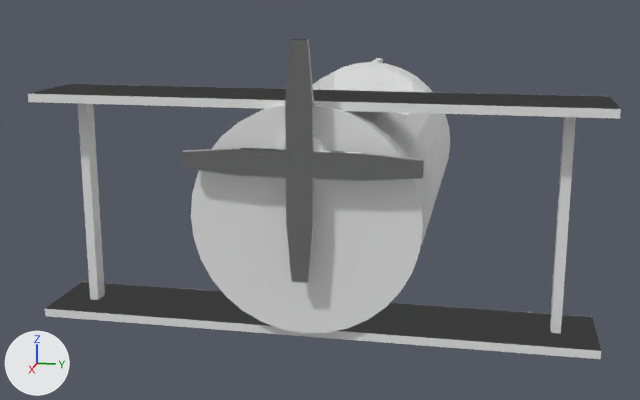
The glTF model Assets/Models/DuchKieva1.glb, before and after one commit.
Both versions are drawn from a camera (50 mm lens) standing at (9.06, 1.55, 1.96) and looking at (-0.17, -0.3, -0.34). The axes (+X, +Y, +Z) are drawn at lower left. The lights are the same throughout. Where no turn or scale is listed for an object, it has been applied to the vertices. Vertices at the same position are counted once.

Before the edit, the objects in view are built like this:
```python
me_krychle_002 = bpy.data.meshes.new('Krychle.002')
me_krychle_002.from_pydata(...)  # 124 vertices, 348 faces; spans x -20.3..1.0, y -9.0..9.0, z -1.0..1.0
me_krychle_006 = bpy.data.meshes.new('Krychle.006')
me_krychle_006.from_pydata(...)  # 120 vertices, 216 faces; spans x -0.39..0.39, y -0.34..4.62, z -1.06..1.02
me_krychle_006.materials.append(mat_materiál)  # white #e7e7e7
me_válec = bpy.data.meshes.new('Válec')
me_válec.from_pydata(...)  # 224 vertices, 444 faces; spans x -2.0..2.0, y -1.0..1.0, z -1.0..1.0
ob_krychle_001 = bpy.data.objects.new('Krychle.001', me_krychle_002)
ob_krychle_001.location = (2.141, 0.0, 0.527)
ob_krychle_001.rotation_euler = (1.571, 0.0, 0.0)  # degrees (90, 0, 0)
ob_krychle_001.scale = (0.0297, 0.111, 1.0)
ob_krychle_002 = bpy.data.objects.new('Krychle.002', me_krychle_006)
ob_krychle_002.location = (1.541, -2.139, 0.0)
ob_válec = bpy.data.objects.new('Válec', me_válec)
ob_válec.location = (0.0, 0.0, 0.0)
```
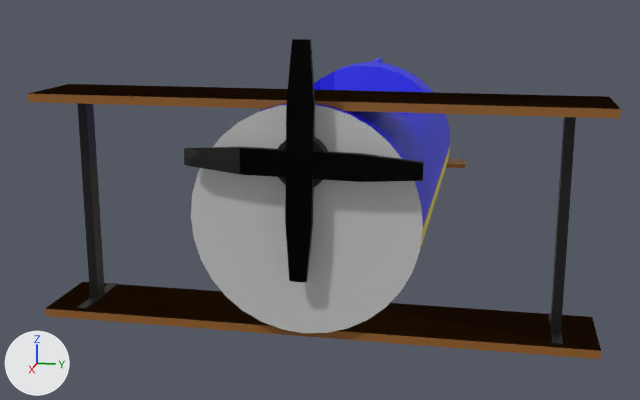
Location of each change, [x1, y1, x2, y2] in pixels of the pictures (640 x 400 px; the box of a moved part takes in the faces that stretch with it):
'Krychle.001', reshaped, turned
    before: [181, 39, 424, 283]
    after: [184, 39, 424, 283]
'Krychle.003', added
    after: [446, 158, 466, 168]
part 1 of me_válec, recoloured (white to blue)
    both: [245, 62, 450, 227]
part 2 of me_válec, recoloured (grey to yellow)
    both: [420, 147, 450, 249]
part 3 of me_válec, recoloured
    both: [191, 105, 423, 333]
part 4 of me_krychle_002, moved or reshaped
    before: [286, 224, 313, 283]
    after: [184, 148, 240, 174]
part 5 of me_krychle_002, recoloured (grey to black)
    both: [240, 39, 424, 225]
part 6 of me_krychle_006, added
    after: [77, 283, 118, 310]
part 7 of me_krychle_006, added
    after: [548, 313, 563, 346]
part 8 of me_krychle_006, recoloured (grey to black)
    both: [29, 84, 619, 351]
part 9 of me_krychle_006, recoloured (grey to brown)
    both: [28, 84, 621, 359]

Patch to the scene script:
```diff
--- a/Assets/Models/DuchKieva1.glb.py
+++ b/Assets/Models/DuchKieva1.glb.py
@@ mat_materiál_009 @@
+mat_materiál_009 = principled_material('Materiál.009')
+mat_materiál_009.base_color = (0.00344, 0.00345, 0.0035)  # black #0b0b0b
+mat_materiál_009.metallic = 0.131
@@ mat_materiál_011 @@
+mat_materiál_011 = principled_material('Materiál.011')
+mat_materiál_011.base_color = (0.0, 0.0, 0.0)  # black #000000
@@ mat_materiál_007 @@
+mat_materiál_007 = principled_material('Materiál.007')
+mat_materiál_007.base_color = (0.539, 0.539, 0.539)  # light grey #c2c2c2
@@ mat_materiál_005 @@
+mat_materiál_005 = principled_material('Materiál.005')
+mat_materiál_005.base_color = (0.0, 0.00361, 0.801)  # blue #000ce7
@@ mat_materiál_006 @@
+mat_materiál_006 = principled_material('Materiál.006')
+mat_materiál_006.base_color = (0.8, 0.667, 0.0)  # yellow #e7d500
@@ me_válec @@
 me_válec.from_pydata(...)  # 224 vertices, 444 faces; spans x -2.0..2.0, y -1.0..1.0, z -1.0..1.0
+# me_válec part 1: 192 faces spanning x -2.0..2.0, y -1.0..1.0, z 0.0..1.0 switch from no material to mat_materiál_005 (blue #000ce7)
+# me_válec part 2: 192 faces spanning x -2.0..2.0, y -1.0..1.0, z -1.0..0.0 switch from no material to mat_materiál_006 (yellow #e7d500)
+# me_válec part 3: 60 faces spanning x -2.0..2.0, y -1.0..1.0, z -1.0..1.0 switch from no material to mat_materiál_007 (light grey #c2c2c2)
@@ me_krychle_002 @@
 # used by ob_krychle_001; location = (2.141, 0.0, 0.527); rotation_euler = (1.571, 0.0, 0.0), in degrees (90, 0, 0); scale = (0.0297, 0.111, 1.0)
-me_krychle_002.from_pydata(...)  # 124 vertices, 348 faces; spans x -20.3..1.0, y -9.0..9.0, z -1.0..1.0
+me_krychle_002.from_pydata(...)  # 127 vertices, 348 faces; spans x -20.3..1.0, y -9.0..9.0, z -1.0..1.0
+# me_krychle_002 part 4: 3 vertices moved from x 1.0, y -9.0, z -0.1..0.1 to x 0.3..0.8, y -8.5..-7.5, z -0.1..0.1; 3 vertices added at x 0.4..0.7, y -8.4..-7.6, z -0.1..0.1
+# me_krychle_002 part 5: 322 faces spanning x -20.3..1.0, y -9.0..9.0, z -1.0..1.0 switch from no material to mat_materiál_011 (black #000000)
@@ me_krychle_006 @@
-me_krychle_006.from_pydata(...)  # 120 vertices, 216 faces; spans x -0.39..0.39, y -0.34..4.62, z -1.06..1.02
+me_krychle_006.from_pydata(...)  # 168 vertices, 312 faces; spans x -0.39..0.39, y -0.34..4.62, z -1.06..1.02
+# me_krychle_006 part 6: 20 vertices added at x -0.37..0.34, y -0.04..0.04, z -1.0..-0.97
+# me_krychle_006 part 7: 20 vertices added at x -0.37..0.34, y 4.24..4.32, z -1.0..-0.97
+# me_krychle_006 part 8: 144 faces spanning x -0.39..0.39, y -0.34..4.62, z -1.06..1.02 switch from mat_materiál (white #e7e7e7) to mat_materiál_009 (black #0b0b0b)
+# me_krychle_006 part 9: 40 faces spanning x -0.39..0.39, y -0.34..4.62, z -1.06..1.02 switch from mat_materiál (white #e7e7e7) to mat_materiál_010 (brown #905c22)
@@ ob_krychle_001 @@
 ob_krychle_001.location = (2.141, 0.0, 0.527)
-ob_krychle_001.rotation_euler = (1.571, 0.0, 0.0)  # degrees (90, 0, 0)
+ob_krychle_001.rotation_euler = (-0.0188, 0.0, 0.0)  # degrees (-1.1, 0, 0)
 ob_krychle_001.scale = (0.0297, 0.111, 1.0)
@@ ob_krychle_003 @@
+ob_krychle_003 = bpy.data.objects.new('Krychle.003', me_krychle)  # a box spanning x -0.18..0.18, y -1.19..1.19, z -0.02..0.02; in mat_materiál_010 (brown #905c22)
+ob_krychle_003.location = (-2.179, 0.0, -0.277)
```
